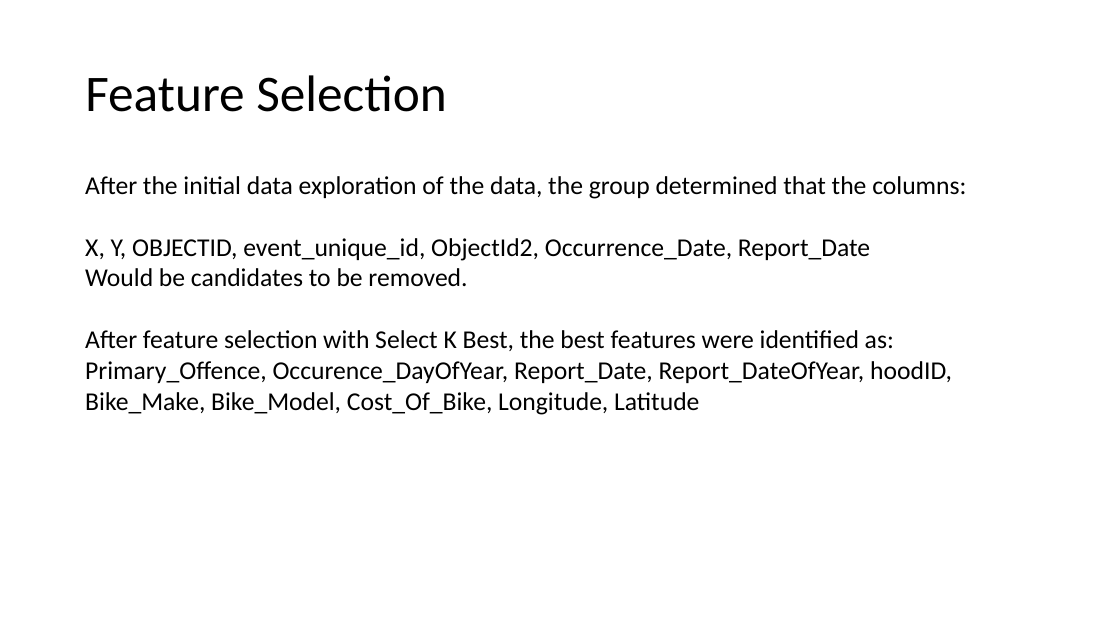
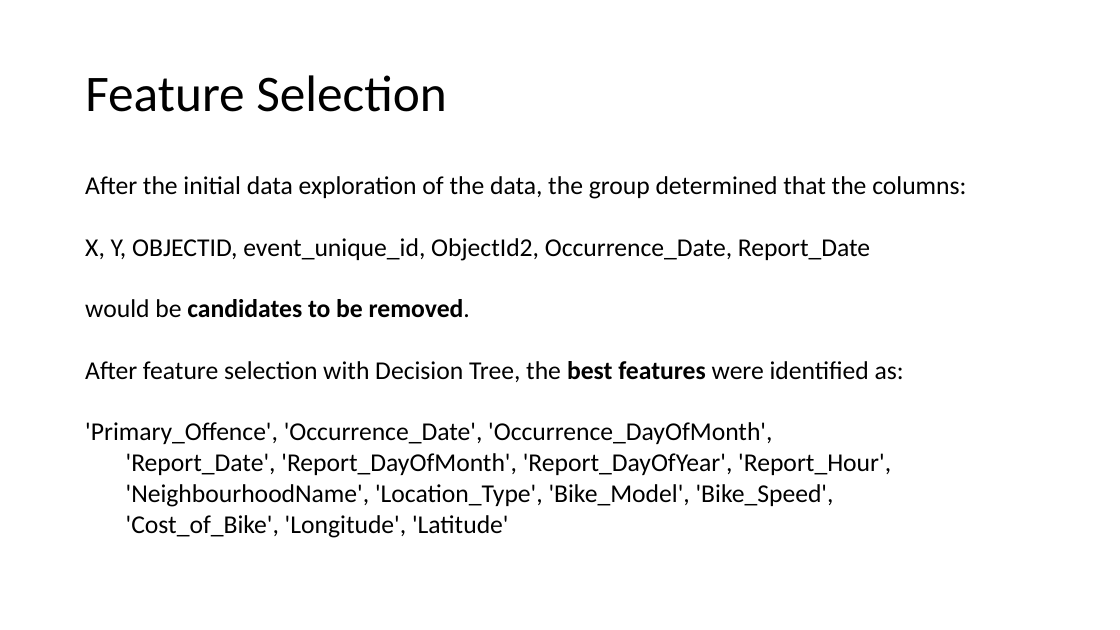
Before and after one commit to naromerol/COMP247, a slide deck: slide 29 of ProjectWork/COMP247-TEAM3-BICYCLETHEFT.pptx. Drawn at 1120x630 pixels with LibreOffice and Linux fonts; fonts in the diff are those of the drawing. Boxes give left, top, right and bottom in pixels: in the first picture for what was removed or moved away, otherwise in the second. Text is boxed around its words. In the diff, an @@ line names an element or a change of style, - is before the commit and + after.

```diff
--- a/ProjectWork/COMP247-TEAM3-BICYCLETHEFT.pptx
+++ b/ProjectWork/COMP247-TEAM3-BICYCLETHEFT.pptx
@@ text at (85,299,904,538): text changed @@
-Would be candidates to be removed.
-After feature selection with Select K Best, the best features were identified as:
-Primary_Offence, Occurence_DayOfYear, Report_Date, Report_DateOfYear, hoodID, Bike_Make, Bike_Model, Cost_Of_Bike, Longitude, Latitude
+would be candidates to be removed.
+After feature selection with Decision Tree, the best features were identified as:
+'Primary_Offence', 'Occurrence_Date', 'Occurrence_DayOfMonth',
+'Report_Date', 'Report_DayOfMonth', 'Report_DayOfYear', 'Report_Hour',
+'NeighbourhoodName', 'Location_Type', 'Bike_Model', 'Bike_Speed',
+'Cost_of_Bike', 'Longitude', 'Latitude'
```
Also in this commit, not shown: 5 other slides changed, 11 other files.
